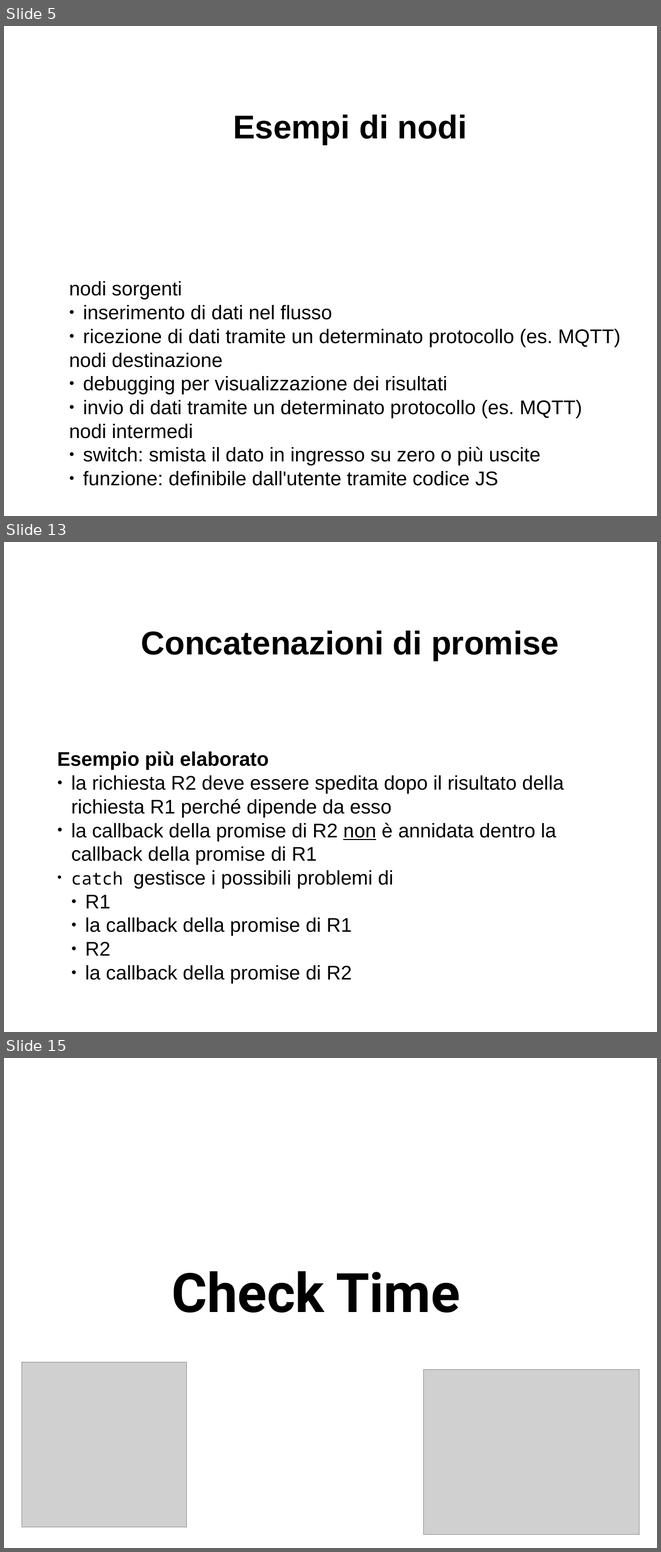
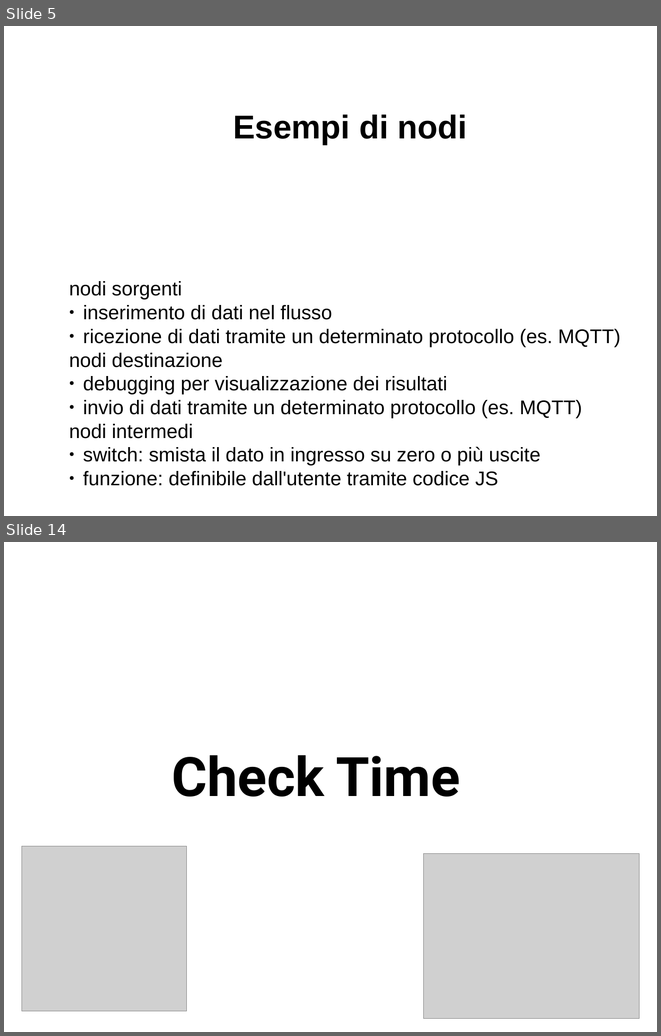
Before and after one commit to davideancona/minicorsiRAISE, a slide deck: iot/NodeRED.odp. Shown one above the other, each under a label of ours: slides 5, 13 and 15 before the commit, slides 5 and 14 after it; the slides between them are not shown. The pictures are 661x1552 and 661x1036 pixels, drawn with LibreOffice and Linux fonts; fonts in the diff are those of the drawing; grey boxes stand for pictures. Boxes give left, top, right and bottom in pixels: in the first picture for what was removed or moved away, otherwise in the second. Text is boxed around its words. In the diff, an @@ line names an element or a change of style, - is before the commit and + after.

```diff
--- a/iot/NodeRED.odp
+++ b/iot/NodeRED.odp
@@ slide 13 removed at (x1=4, y1=542, x2=657, y2=1032), background #FFFFFF @@
@@ text removed at (x1=141, y1=631, x2=559, y2=661) @@
-Concatenazioni di promise
@@ text removed at (x1=57, y1=751, x2=564, y2=980) @@
-Esempio più elaborato
-● la richiesta R2 deve essere spedita dopo il risultato della richiesta R1 perché dipende da esso
-● la callback della promise di R2 non è annidata dentro la callback della promise di R1
-● catch gestisce i possibili problemi di
-  ● R1
-  ● la callback della promise di R1
-  ● R2
-  ● la callback della promise di R2
@@ what was slide 15 is now slide 14 @@
```
Also in this commit, not shown: 3 slides changed, 5 slides added, 5 other slides removed, 2 other files.
